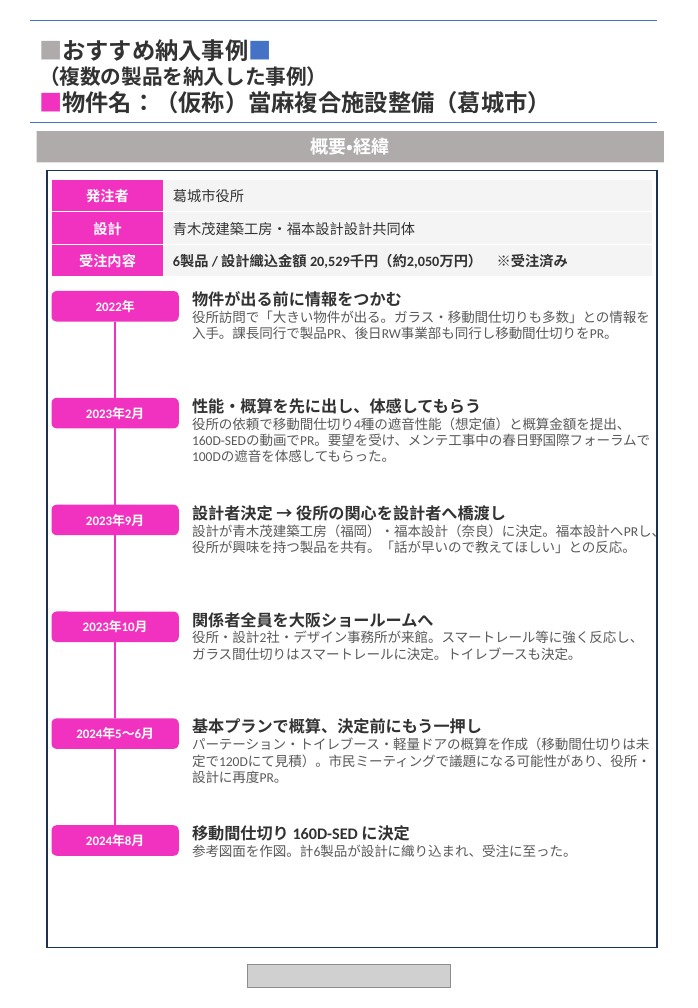
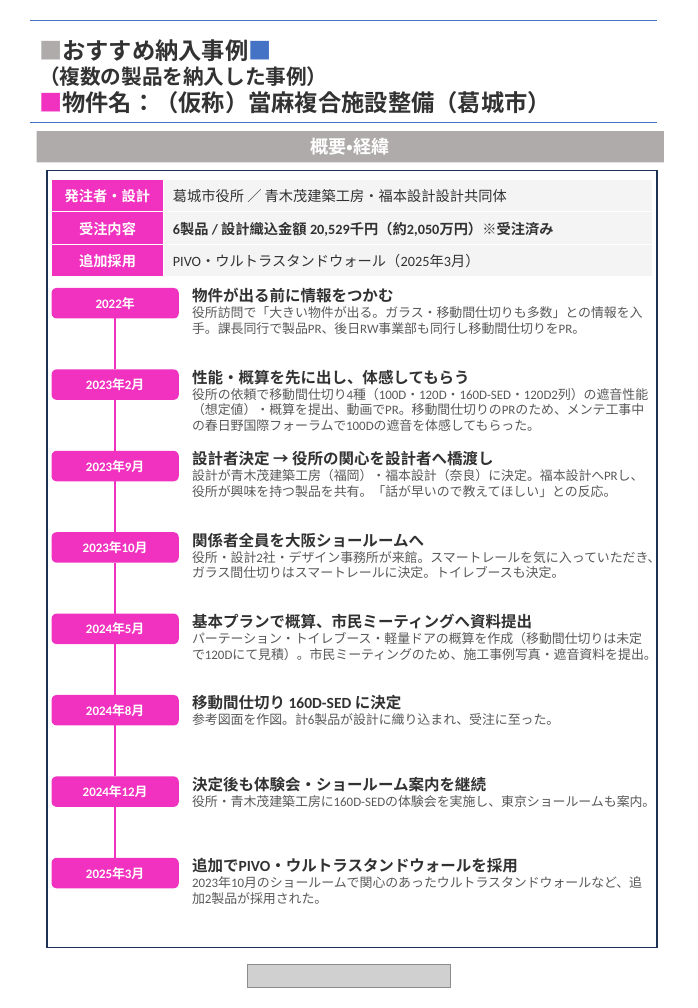
Before and after one commit to jonsonpanson114/test, a slide deck: slide 1 of nara_katsuragi_case.pptx. Drawn at 698x1008 pixels with LibreOffice and Linux fonts; fonts in the diff are those of the drawing; grey boxes stand for pictures. Boxes give left, top, right and bottom in pixels: in the first picture for what was removed or moved away, otherwise in the second. Text is boxed around its words. In the diff, an @@ line names an element or a change of style, - is before the commit and + after.

```diff
--- a/nara_katsuragi_case.pptx
+++ b/nara_katsuragi_case.pptx
@@ table at (51,179,651,276) @@
-row 1, column 1: 発注者
+row 1, column 1: 発注者・設計
-row 1, column 2: 葛城市役所
+row 1, column 2: 葛城市役所 ／ 青木茂建築工房・福本設計設計共同体
-row 2, column 1: 設計
+row 2, column 1: 受注内容
-row 2, column 2: 青木茂建築工房・福本設計設計共同体
+row 2, column 2: 6製品 / 設計織込金額 20,529千円（約2,050万円）※受注済み
-row 3, column 1: 受注内容
+row 3, column 1: 追加採用
-row 3, column 2: 6製品 / 設計織込金額 20,529千円（約2,050万円） ※受注済み
+row 3, column 2: PIVO・ウルトラスタンドウォール（2025年3月）
@@ rounded rectangle "2022年": place and size @@
-rounded rectangle "2022年" at (51,291,179,322)
+rounded rectangle "2022年" at (51,288,179,318)
@@ text "物件が出る前に情報をつかむ" at (192,287,643,334): size 12.5 to 12 pt in "物件が出る前に情報をつかむ"; size 10.5 to 10 pt in "役所訪問で「大きい物件が出る。ガラス・移動間仕切りも多数」との情報を入手。課長同行で製品PR、後日RW事業部も同行し移動 ..." @@
@@ line moved from (115, 322) - (115, 398) to (115, 318) - (115, 369) @@
@@ rounded rectangle "2023年2月": place and size @@
-rounded rectangle "2023年2月" at (51,398,179,429)
+rounded rectangle "2023年2月" at (51,369,179,400)
@@ text at (192,388,648,431): text changed; size 10.5 to 10 pt @@
-役所の依頼で移動間仕切り4種の遮音性能（想定値）と概算金額を提出、160D-SEDの動画でPR。要望を受け、メンテ工事中の春日野国際フォーラムで100Dの遮音を体感してもらった。
+役所の依頼で移動間仕切り4種（100D・120D・160D-SED・120D2列）の遮音性能（想定値）・概算を提出、動画でPR。移動間仕切りのPRのため、メンテ工事中の春日野国際フォーラムで100Dの遮音を体感してもらった。
@@ text at (192,370,470,385): size 12.5 to 12 pt in "性能・概算を先に出し、体感してもらう" @@
@@ text "性能・概算を先に出し、体感してもらう": place and size @@
-text "性能・概算を先に出し、体感してもらう" at (192,398,650,462)
+text "性能・概算を先に出し、体感してもらう" at (192,370,648,431)
@@ line moved from (115, 428) - (115, 504) to (115, 400) - (115, 450) @@
@@ rounded rectangle "2023年9月": place and size @@
-rounded rectangle "2023年9月" at (51,504,179,535)
+rounded rectangle "2023年9月" at (51,450,179,481)
@@ text "設計者決定 → 役所の関心を設計者へ橋渡し": place and size @@
-text "設計者決定 → 役所の関心を設計者へ橋渡し" at (192,505,665,553)
+text "設計者決定 → 役所の関心を設計者へ橋渡し" at (192,451,643,497)
@@ text "設計者決定 → 役所の関心を設計者へ橋渡し" at (192,451,643,497): size 12.5 to 12 pt in "設計者決定 → 役所の関心を設計者へ橋渡し"; size 10.5 to 10 pt in "設計が青木茂建築工房（福岡）・福本設計（奈良）に決定。福本設計へPRし、役所が興味を持つ製品を共有。「話が早いので教えて ..." @@
@@ line moved from (115, 535) - (115, 611) to (115, 481) - (115, 532) @@
@@ rounded rectangle "2023年10月": place and size @@
-rounded rectangle "2023年10月" at (51,611,179,642)
+rounded rectangle "2023年10月" at (51,532,179,563)
@@ text at (192,533,424,548): size 12.5 to 12 pt in "関係者全員を大阪ショールームへ" @@
@@ text "関係者全員を大阪ショールームへ": place and size @@
-text "関係者全員を大阪ショールームへ" at (192,612,643,660)
+text "関係者全員を大阪ショールームへ" at (192,533,660,578)
@@ line moved from (115, 642) - (115, 718) to (115, 563) - (115, 613) @@
@@ text at (192,548,660,578): text changed; size 10.5 to 10 pt @@
-役所・設計2社・デザイン事務所が来館。スマートレール等に強く反応し、ガラス間仕切りはスマートレールに決定。トイレブースも決定。
+役所・設計2社・デザイン事務所が来館。スマートレールを気に入っていただき、ガラス間仕切りはスマートレールに決定。トイレブースも決定。
@@ rounded rectangle "2024年5月": place and size @@
-rounded rectangle "2024年5月" at (51,718,179,749)
+rounded rectangle "2024年5月" at (51,613,179,644)
@@ text in rounded rectangle at (86,623,144,634): text changed @@
-2024年5〜6月
+2024年5月
@@ text at (192,613,657,663): text changed; size 10.5 to 10 pt @@
-基本プランで概算、決定前にもう一押し
-パーテーション・トイレブース・軽量ドアの概算を作成（移動間仕切りは未定で120Dにて見積）。市民ミーティングで議題になる可能性があり、役所・設計に再度PR。
+基本プランで概算、市民ミーティングへ資料提出
+パーテーション・トイレブース・軽量ドアの概算を作成（移動間仕切りは未定で120Dにて見積）。市民ミーティングのため、施工事例写真・遮音資料を提出。
@@ line moved from (115, 749) - (115, 826) to (115, 644) - (115, 695) @@
@@ rounded rectangle "2024年8月": place and size @@
-rounded rectangle "2024年8月" at (51,826,179,856)
+rounded rectangle "2024年8月" at (51,695,179,726)
@@ text "移動間仕切り 160D-SED に決定": place and size @@
-text "移動間仕切り 160D-SED に決定" at (192,825,577,857)
+text "移動間仕切り 160D-SED に決定" at (192,694,559,725)
@@ text "移動間仕切り 160D-SED に決定" at (192,694,559,725): size 12.5 to 12 pt in "移動間仕切り 160D-SED に決定"; size 10.5 to 10 pt in "参考図面を作図。計6製品が設計に織り込まれ、受注に至った。" @@
@@ line added from (115, 726) to (115, 776), #F131BF 1.5 pt @@
@@ rounded rectangle added at (51,776,179,807), fill #F131BF, 10 pt, text #FFFFFF, bold @@
+2024年12月
@@ text added at (192,777,655,807), 10 pt, text #595959 @@
+決定後も体験会・ショールーム案内を継続
+役所・青木茂建築工房に160D-SEDの体験会を実施し、東京ショールームも案内。
@@ line added from (115, 807) to (115, 858), #F131BF 1.5 pt @@
@@ rounded rectangle added at (51,858,179,889), fill #F131BF, 10 pt, text #FFFFFF, bold @@
+2025年3月
@@ text added at (192,857,642,904), 10 pt, text #595959 @@
+追加でPIVO・ウルトラスタンドウォールを採用
+2023年10月のショールームで関心のあったウルトラスタンドウォールなど、追加2製品が採用された。
```
Also in this commit, not shown: 1 other slide changed.
